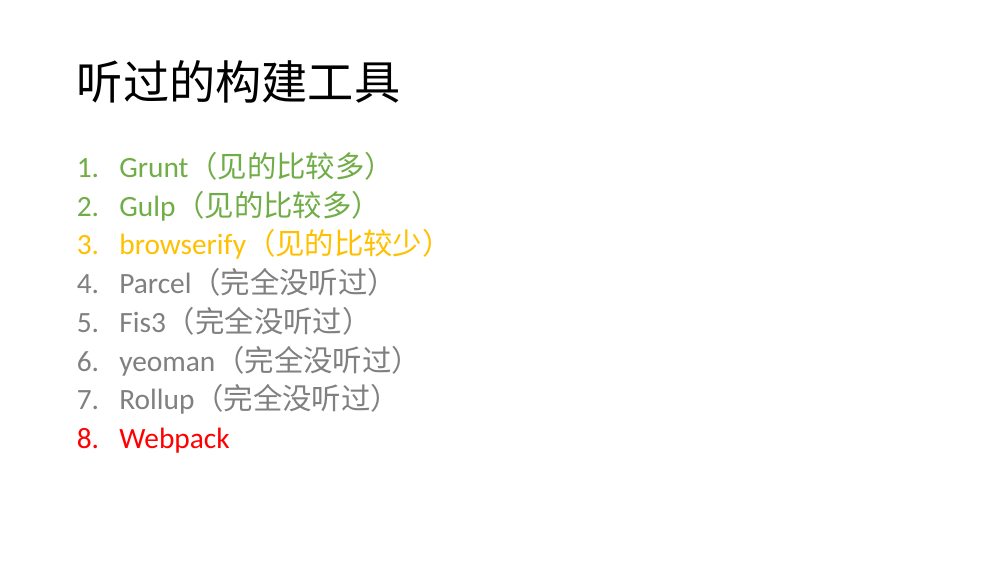
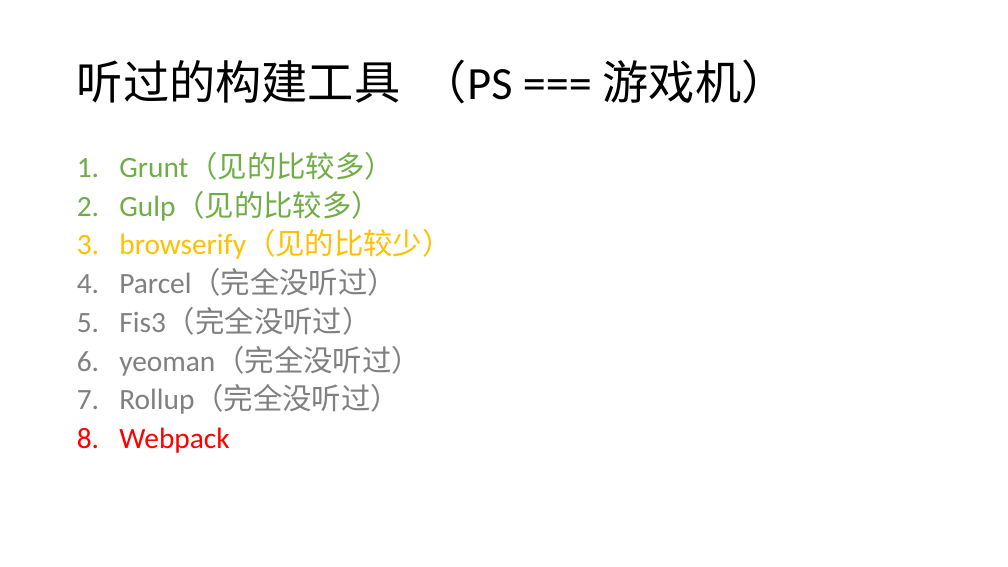
Before and after one commit to Cohen-Wang/workbench, a slide deck: slide 28 of cloud/webpack-ppt/培训 - webpack.pptx (slide 18 before the commit). Drawn at 1008x567 pixels with LibreOffice and Linux fonts; fonts in the diff are those of the drawing. Boxes give left, top, right and bottom in pixels: in the first picture for what was removed or moved away, otherwise in the second. Text is boxed around its words. In the diff, an @@ line names an element or a change of style, - is before the commit and + after.

```diff
--- a/cloud/webpack-ppt/培训 - webpack.pptx
+++ b/cloud/webpack-ppt/培训 - webpack.pptx
@@ title at (x1=77, y1=59, x2=788, y2=104): text changed @@
-听过的构建工具
+听过的构建工具 （PS === 游戏机）
```
Also in this commit, not shown: 10 other slides changed, 14 slides added, 3 slides removed, 1 other file.
